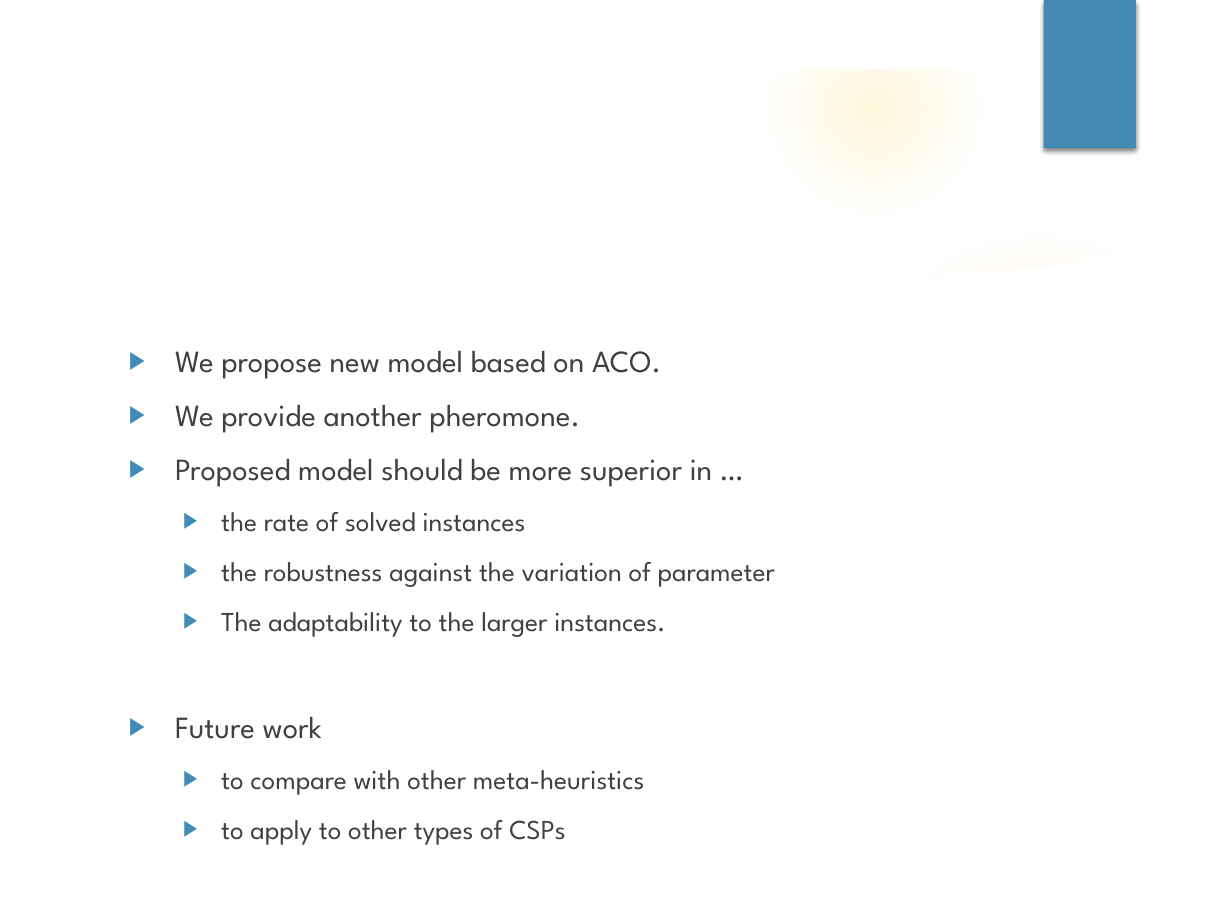
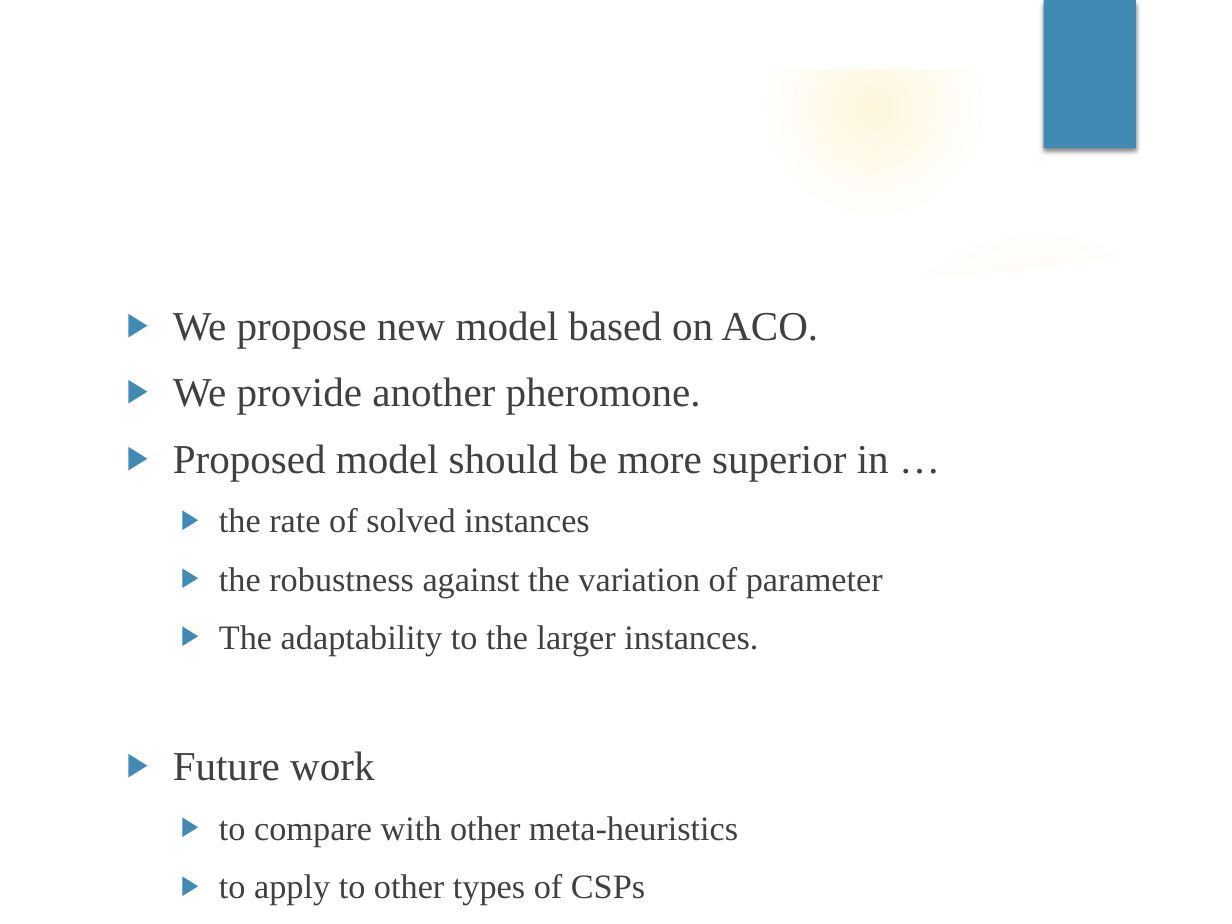
Before and after one commit to Masukane/slides, a slide deck: slide 14 of masukaneICIIC2018.pptm. Drawn at 1232x924 pixels with LibreOffice and Linux fonts; fonts in the diff are those of the drawing; background and template pictures are left out. Boxes give left, top, right and bottom in pixels: in the first picture for what was removed or moved away, otherwise in the second. Text is boxed around its words. In the diff, an @@ line names an element or a change of style, - is before the commit and + after.

```diff
--- a/masukaneICIIC2018.pptm
+++ b/masukaneICIIC2018.pptm
@@ text "We propose new model based ...": place and size @@
-text "We propose new model based ..." at box(175, 351, 775, 845)
+text "We propose new model based ..." at box(173, 311, 889, 905)
@@ text "We propose new model based ..." at box(173, 311, 889, 905): size 18 to 24 pt in "We propose new model based on ACO.", "We provide another pheromone.", "Proposed model should be more superior in ...", "Future work"; font League Spartan to Times New Roman; size 16 to 20 pt in "the rate of solved instances", "the robustness against the variation of parameter", "The adaptability to the larger instances.", "to compare with other meta-heuristics" and 1 more places @@
```
Also in this commit, not shown: 12 other slides changed.
